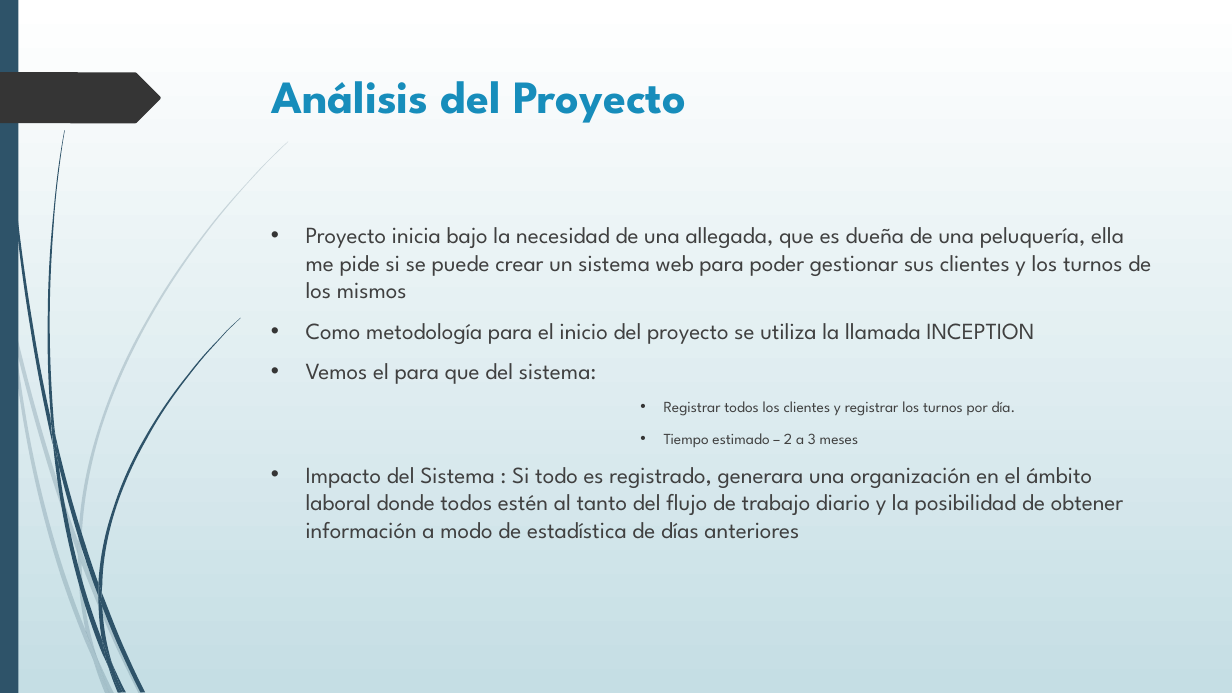
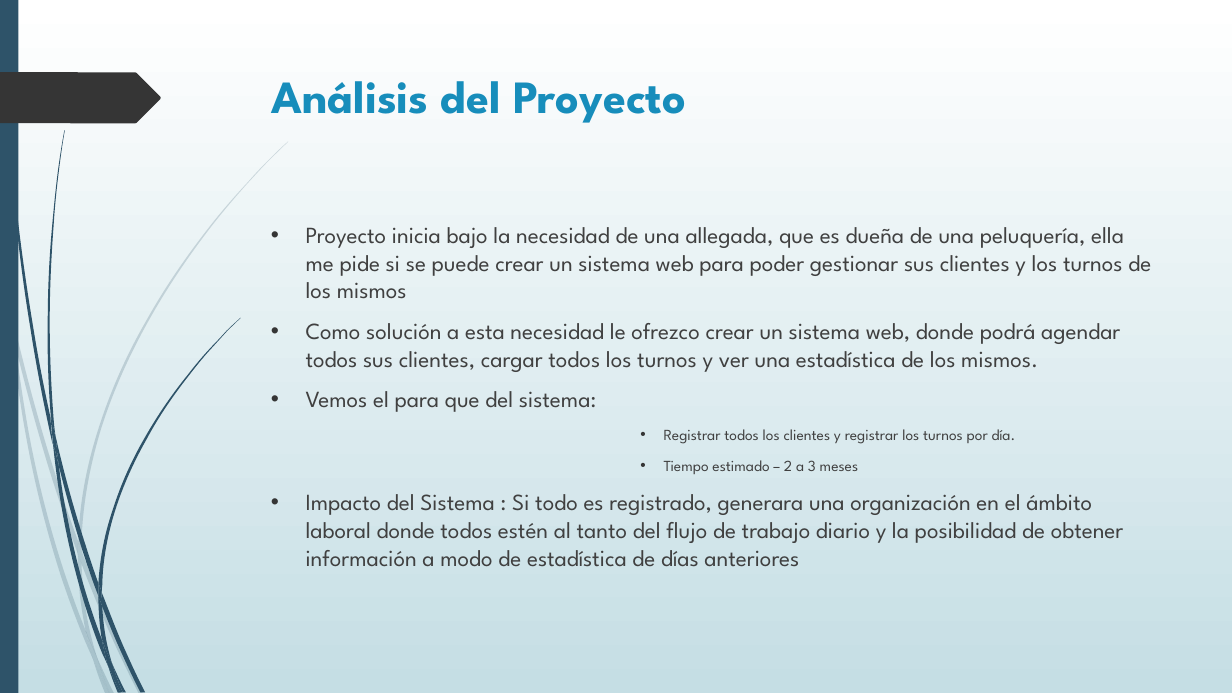
Before and after one commit to MarcosIscovich/ProyectoPeluImagen, a slide deck: slide 2 of Documentacion/PresentaciónProyectoFinal.pptx. Drawn at 1232x693 pixels with LibreOffice and Linux fonts; fonts in the diff are those of the drawing. Boxes give left, top, right and bottom in pixels: in the first picture for what was removed or moved away, otherwise in the second. Text is boxed around its words. In the diff, an @@ line names an element or a change of style, - is before the commit and + after.

```diff
--- a/Documentacion/PresentaciónProyectoFinal.pptx
+++ b/Documentacion/PresentaciónProyectoFinal.pptx
@@ text at [306,323,1120,372]: text changed @@
-• Como metodología para el inicio del proyecto se utiliza la llamada INCEPTION
+• Como solución a esta necesidad le ofrezco crear un sistema web, donde podrá agendar todos sus clientes, cargar todos los turnos y ver una estadística de los mismos.
```
Also in this commit, not shown: 3 slides added, 1 other file.
